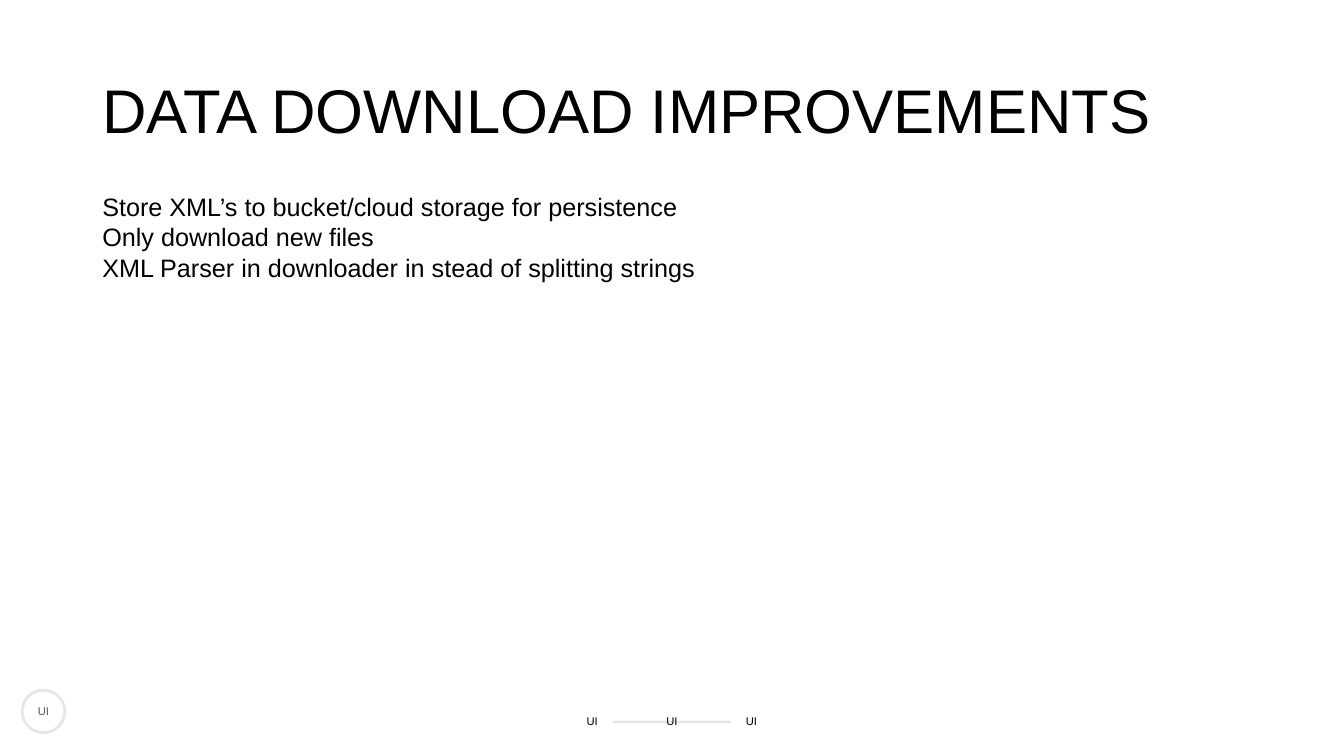
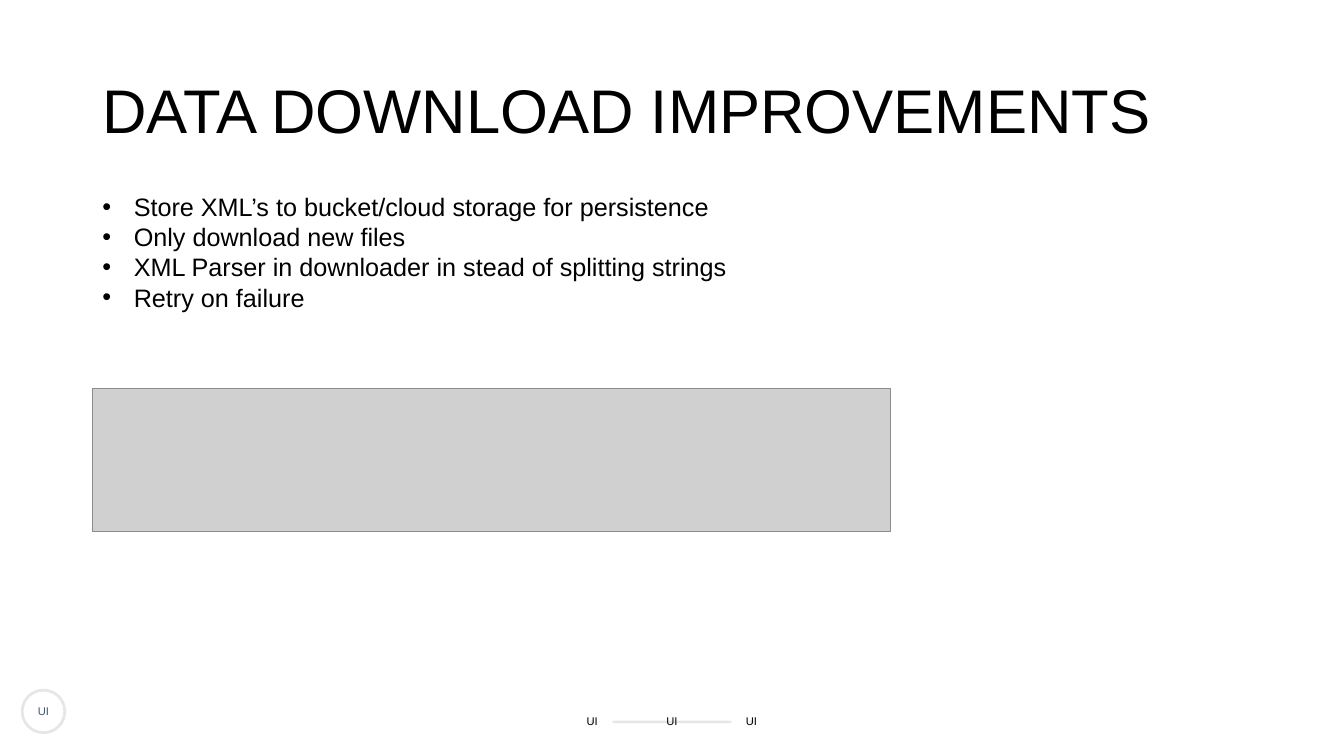
Before and after one commit to bartzwemmer/fedex, a slide deck: slide 4 of docs/Rijksmuseum_data.pptx. Drawn at 1344x756 pixels with LibreOffice and Linux fonts; fonts in the diff are those of the drawing; grey boxes stand for pictures. Boxes give left, top, right and bottom in pixels: in the first picture for what was removed or moved away, otherwise in the second. Text is boxed around its words. In the diff, an @@ line names an element or a change of style, - is before the commit and + after.

```diff
--- a/docs/Rijksmuseum_data.pptx
+++ b/docs/Rijksmuseum_data.pptx
@@ text at bbox=[134, 197, 726, 282]: bullet none to • @@
@@ text at bbox=[134, 288, 305, 312]: paragraph added @@
+• Retry on failure
@@ picture added at bbox=[93, 388, 891, 531] @@
```
Also in this commit, not shown: 1 other file.
